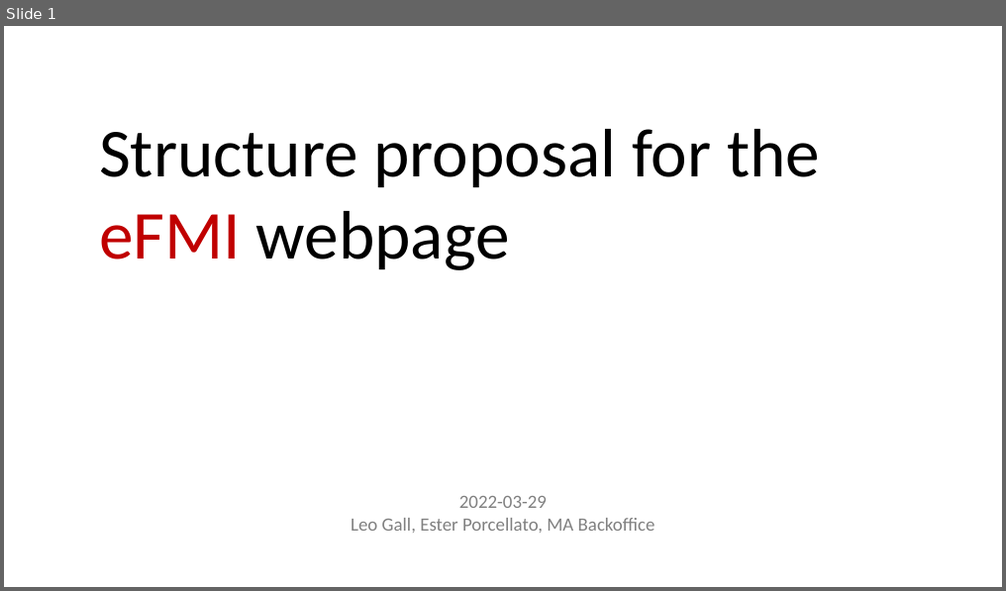
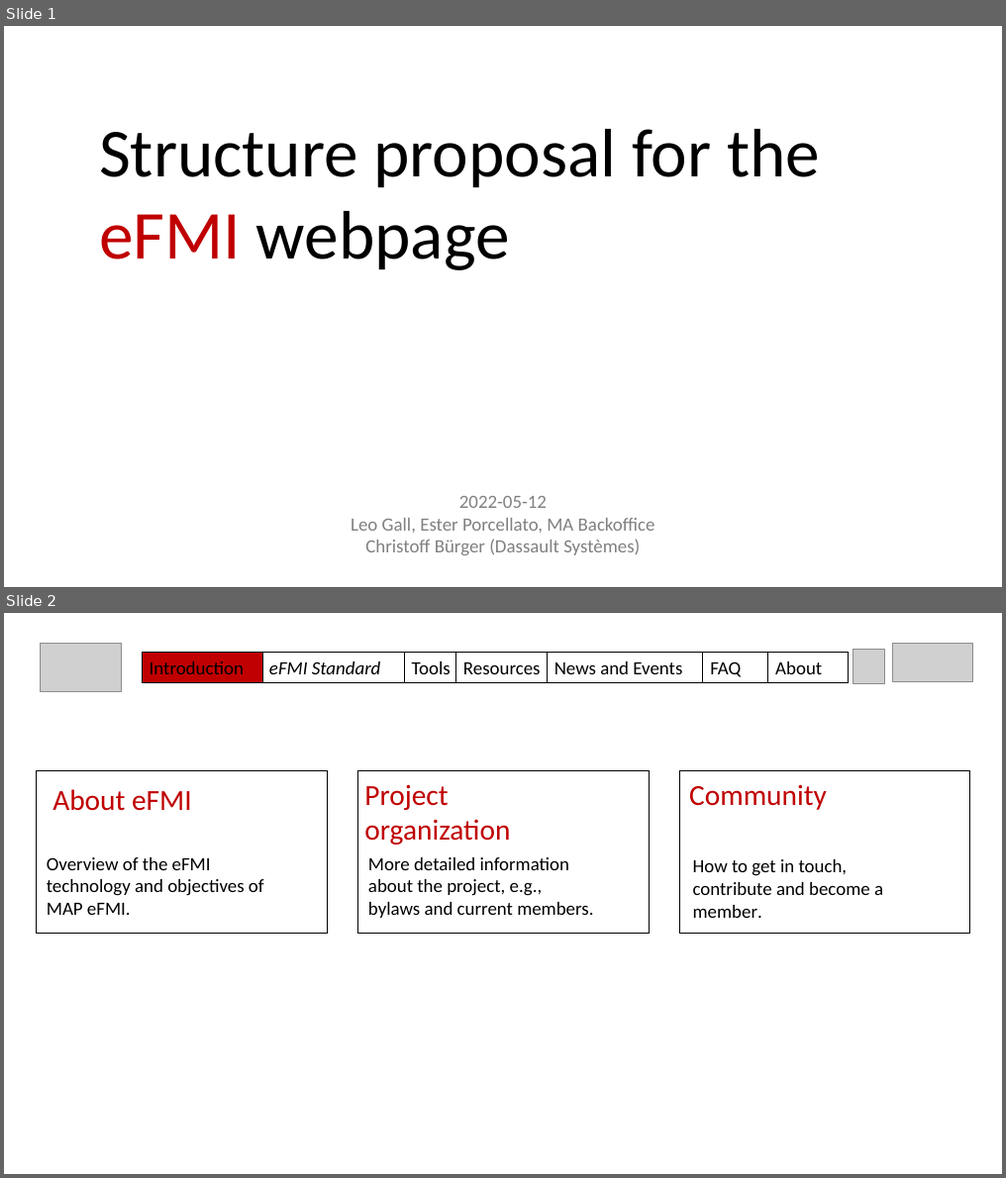
Before and after one commit to modelica/efmi-standard.org, a slide deck: documentation/2022-03-29_MAP-structure-draft.pptx. Shown one above the other, each under a label of ours: slide 1 before the commit, slides 1 and 2 after it. The pictures are 1006x591 and 1006x1178 pixels, drawn with LibreOffice and Linux fonts; fonts in the diff are those of the drawing; grey boxes stand for pictures. Boxes give left, top, right and bottom in pixels: in the first picture for what was removed or moved away, otherwise in the second. Text is boxed around its words. In the diff, an @@ line names an element or a change of style, - is before the commit and + after.

Commit message:
Finished Power Point mockup. Started work on Introduction page.

```diff
--- a/documentation/2022-03-29_MAP-structure-draft.pptx
+++ b/documentation/2022-03-29_MAP-structure-draft.pptx
@@ slide 2 added at (4,613,1002,1174), background #FFFFFF @@
@@ group added at (40,643,973,692): 7 rectangles, 3 pictures @@
+Tools
+Resources
+News and Events
+About
+eFMI Standard
+FAQ
+Introduction
@@ text added at (53,789,192,811), 28 pt, text #C00000 @@
+About eFMI
@@ text added at (364,784,510,845), 28 pt, text #C00000 @@
+Project organization
@@ group added at (37,771,970,934): 3 rectangles, 1 text @@
+Community
@@ text added at (47,858,264,915), 18 pt, text #000000 @@
+Overview of the eFMI technology and objectives of MAP eFMI.
@@ text added at (368,858,593,918), 18 pt, text #000000 @@
+More detailed information about the project, e.g., bylaws and current members.
@@ text added at (693,860,883,918), 18 pt, text #000000 @@
+How to get in touch, contribute and become a member.
@@ slide 1 changed as well @@
@@ text at (459,496,547,508): text changed @@
-2022-03-29
+2022-05-12
@@ text at (365,539,640,556): paragraph added @@
+Christoff Bürger (Dassault Systèmes)
```
Also in this commit, not shown: 6 other slides changed, 2 slides removed, 14 other files.
